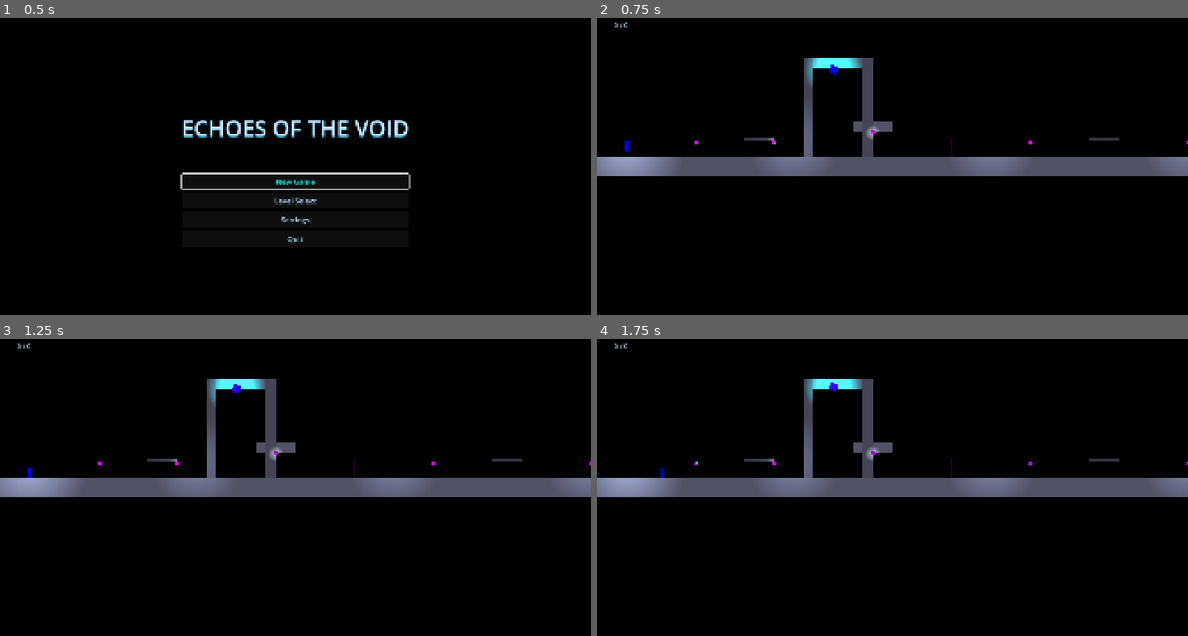
Above: before the commit, frames 1-4 (two rows, left to right).
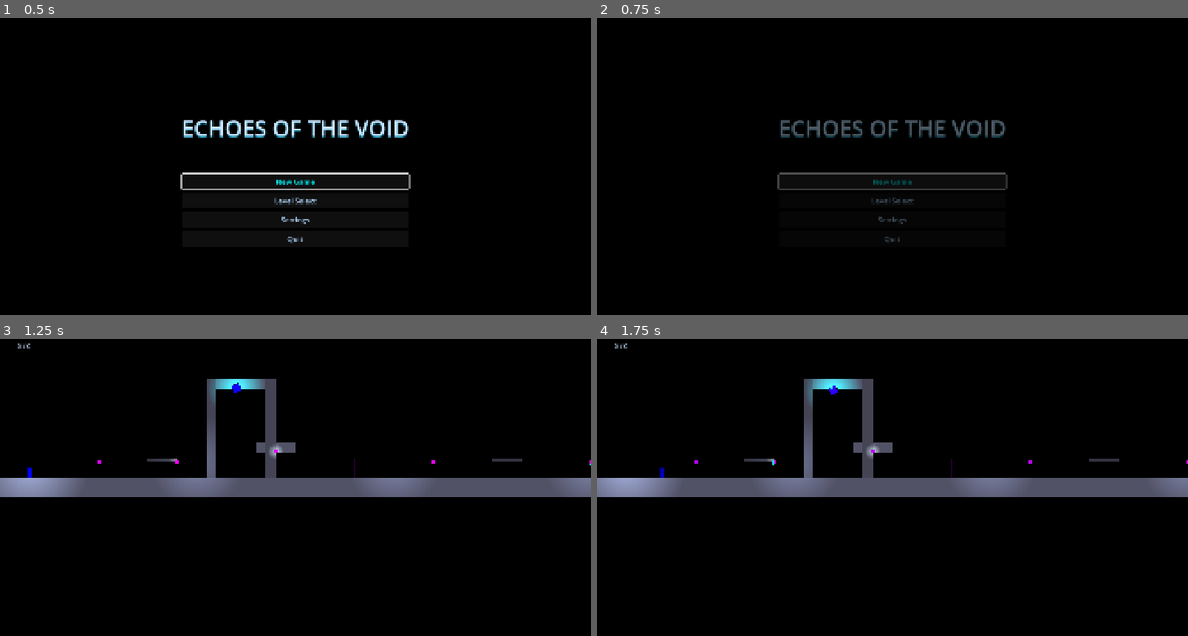
Above: after the commit, the same moments.

Repository: MasuRii/echoes-of-the-void
Game: Godot game, scene res://scenes/ui/main_menu.tscn
The game is run twice, just before and just after one commit, with the same random seed, the same clock (stepped at 60 frames per second) and the same inputs. Sound files missing from this copy of the repository are replaced by a short silence.
Inputs (mouse positions are in pixels of both pictures, inside the frame that each line leads up to):
- Up to frame 1 (0.5 s): no input
- Up to frame 2 (0.75 s): click "New Game" at 0.5 s
- Up to frame 3 (1.25 s): no input
- Up to frame 4 (1.75 s): tap Enter (ui_accept) at 1.25 s; move the mouse to (1022, 484) at 1.27 s; hold D (move_right) from 1.28 s (still down); hold Enter (ui_accept) from 1.28 s (still down); tap Space (jump) at 1.52 s

Frame 1 is identical in both runs. In frame 2, 9.4% of the frame differs, in the area x 0-100%, y 1-76%; in frame 3, 0.3%; in frame 4, 0.4%.

Commit message:
Add level transition flow fixes with fade animation
Implement Phase 10.2: Level Transition Flow Fixes

GameManager.load_level() changes:
- Add scene existence validation before loading
- Add fade to black/fade in transition animations
- Add with_transition parameter to skip fade when needed
- Add _cleanup_previous_level() hook for future cleanup

level_complete.gd changes:
- Validate next_level path exists before attempting load
- Fall back to level select if path is invalid
- Existing game complete handling already present

New scripts/tests/transition_test.gd:
- Automated level transition test script
- Validates all level paths exist before testing
- Auto-walks through all 5 levels with timing
- Reports pass/fail status for each level
- Keyboard controls: Escape to abort, Enter to skip

Diff:
--- a/scenes/ui/level_complete.gd
+++ b/scenes/ui/level_complete.gd
@@ -143,6 +143,13 @@
 
 	if _next_level_path.is_empty():
 		# No next level - shouldn't happen if button is visible
+		return
+
+	# Validate next level path exists before attempting to load
+	if not ResourceLoader.exists(_next_level_path):
+		push_error("LevelComplete: Next level scene does not exist: %s" % _next_level_path)
+		# Fall back to level select or main menu
+		_on_level_select_pressed()
 		return
 
 	# Small delay to hear the confirm sound
--- a/scripts/autoloads/game_manager.gd
+++ b/scripts/autoloads/game_manager.gd
@@ -87,10 +87,15 @@
 	change_state(GameState.PLAYING)
 
 
-func load_level(level_path: String) -> void:
-	"""Load a new level by path."""
+func load_level(level_path: String, with_transition: bool = true) -> void:
+	"""Load a new level by path with optional fade transition."""
 	if level_path.is_empty():
 		push_warning("GameManager: Cannot load empty level path")
+		return
+
+	# Validate scene exists before attempting to load
+	if not ResourceLoader.exists(level_path):
+		push_error("GameManager: Level scene does not exist: %s" % level_path)
 		return
 
 	change_state(GameState.TRANSITIONING)
@@ -98,6 +103,13 @@
 	# Reset level-specific tracking
 	collected_shards = 0
 	total_shards = 0
+
+	# Perform transition animation if enabled
+	if with_transition:
+		await _perform_fade_transition(0.3)  # Fade out
+
+	# Clean up any lingering references from previous level
+	_cleanup_previous_level()
 
 	var error := get_tree().change_scene_to_file(level_path)
 	if error != OK:
@@ -109,7 +121,70 @@
 
 	# Wait a frame then set to playing
 	await get_tree().process_frame
+
+	# Fade in after level loads
+	if with_transition:
+		await _perform_fade_in(0.3)
+
 	change_state(GameState.PLAYING)
+
+
+func _cleanup_previous_level() -> void:
+	"""Clean up references and state from the previous level."""
+	# Clear any lingering crystal references for the new level
+	# Note: We don't clear collected_crystals as those are persistent across levels
+	pass
+
+
+func _perform_fade_transition(duration: float) -> void:
+	"""Perform a fade to black transition."""
+	var fade_layer := CanvasLayer.new()
+	fade_layer.layer = 100  # Render on top of everything
+	fade_layer.name = "TransitionFade"
+	get_tree().root.add_child(fade_layer)
+
+	var fade_rect := ColorRect.new()
+	fade_rect.color = Color.BLACK
+	fade_rect.modulate.a = 0.0
+	fade_rect.set_anchors_preset(Control.PRESET_FULL_RECT)
+	fade_layer.add_child(fade_rect)
+
+	# Fade out (transparent to black)
+	var tween := create_tween()
+	tween.tween_property(fade_rect, "modulate:a", 1.0, duration)
+	await tween.finished
+
+	# Store reference to remove after fade in
+	set_meta("_transition_layer", fade_layer)
+
+
+func _perform_fade_in(duration: float) -> void:
+	"""Perform a fade in from black transition."""
+	var fade_layer: CanvasLayer = get_meta("_transition_layer", null)
+	if fade_layer == null:
+		# No transition layer exists, create one already at black
+		fade_layer = CanvasLayer.new()
+		fade_layer.layer = 100
+		fade_layer.name = "TransitionFade"
+		get_tree().root.add_child(fade_layer)
+
+		var fade_rect := ColorRect.new()
+		fade_rect.color = Color.BLACK
+		fade_rect.modulate.a = 1.0
+		fade_rect.set_anchors_preset(Control.PRESET_FULL_RECT)
+		fade_layer.add_child(fade_rect)
+
+	var fade_rect: ColorRect = fade_layer.get_child(0) as ColorRect
+	if fade_rect:
+		# Fade in (black to transparent)
+		var tween := create_tween()
+		tween.tween_property(fade_rect, "modulate:a", 0.0, duration)
+		await tween.finished
+
+	# Clean up
+	fade_layer.queue_free()
+	if has_meta("_transition_layer"):
+		remove_meta("_transition_layer")
 
 
 func _on_player_died() -> void:
--- /dev/null
+++ b/scripts/tests/transition_test.gd
@@ -0,0 +1,181 @@
+extends Node
+## Automated level transition test script.
+## Tests that all level transitions work correctly without errors.
+## Run this script to auto-walk through all levels.
+##
+## Usage: Add to scene or run via command line with Godot --script flag.
+
+# Level paths in order
+const LEVEL_PATHS: Array[String] = [
+	"res://scenes/levels/level_01_awakening.tscn",
+	"res://scenes/levels/level_02_fractured_paths.tscn",
+	"res://scenes/levels/level_03_mirrors_edge.tscn",
+	"res://scenes/levels/level_04_collapse.tscn",
+	"res://scenes/levels/level_05_last_echo.tscn"
+]
+
+# Time to wait on each level before transitioning (seconds)
+const TIME_PER_LEVEL: float = 2.0
+
+# Test state
+var _current_level_index: int = -1
+var _test_running: bool = false
+var _test_results: Array[Dictionary] = []
+var _level_timer: Timer = null
+
+# Cached references
+var _game_manager: Node = null
+
+
+func _ready() -> void:
+	_game_manager = get_node_or_null("/root/GameManager")
+
+	# Create timer for level transitions
+	_level_timer = Timer.new()
+	_level_timer.one_shot = true
+	_level_timer.timeout.connect(_on_level_timer_timeout)
+	add_child(_level_timer)
+
+	# Start test automatically
+	print("[TransitionTest] Starting automated level transition test...")
+	_start_test()
+
+
+func _start_test() -> void:
+	"""Begin the automated transition test."""
+	_test_running = true
+	_test_results.clear()
+	_current_level_index = -1
+
+	# Validate all level paths exist first
+	print("[TransitionTest] Validating level paths...")
+	var all_exist: bool = true
+	for path in LEVEL_PATHS:
+		if ResourceLoader.exists(path):
+			print("  [PASS] %s exists" % path)
+		else:
+			print("  [FAIL] %s does not exist!" % path)
+			all_exist = false
+
+	if not all_exist:
+		print("[TransitionTest] ABORTED: Some level paths are invalid.")
+		_finish_test()
+		return
+
+	# Start with first level
+	_next_level()
+
+
+func _next_level() -> void:
+	"""Load the next level in the test sequence."""
+	_current_level_index += 1
+
+	if _current_level_index >= LEVEL_PATHS.size():
+		# All levels tested
+		_finish_test()
+		return
+
+	var level_path: String = LEVEL_PATHS[_current_level_index]
+	print("[TransitionTest] Loading level %d/%d: %s" % [
+		_current_level_index + 1,
+		LEVEL_PATHS.size(),
+		level_path.get_file()
+	])
+
+	var result: Dictionary = {
+		"level": level_path,
+		"index": _current_level_index,
+		"loaded": false,
+		"error": ""
+	}
+
+	# Load level via GameManager if available
+	if _game_manager:
+		_game_manager.load_level(level_path, false)  # No fade for faster testing
+	else:
+		var error := get_tree().change_scene_to_file(level_path)
+		if error != OK:
+			result["error"] = "Failed to load scene: error %d" % error
+			_test_results.append(result)
+			print("  [FAIL] %s" % result["error"])
+			_next_level()
+			return
+
+	# Wait for level to load then check
+	await get_tree().process_frame
+	await get_tree().process_frame
+
+	result["loaded"] = true
+	_test_results.append(result)
+	print("  [PASS] Level loaded successfully")
+
+	# Start timer for next level
+	_level_timer.start(TIME_PER_LEVEL)
+
+
+func _on_level_timer_timeout() -> void:
+	"""Timer expired, move to next level."""
+	if _test_running:
+		_next_level()
+
+
+func _finish_test() -> void:
+	"""Complete the test and print summary."""
+	_test_running = false
+
+	print("")
+	print("=" .repeat(60))
+	print("[TransitionTest] TEST COMPLETE")
+	print("=" .repeat(60))
+
+	var passed: int = 0
+	var failed: int = 0
+
+	for result in _test_results:
+		if result["loaded"]:
+			passed += 1
+			print("[PASS] %s" % result["level"].get_file())
+		else:
+			failed += 1
+			print("[FAIL] %s - %s" % [result["level"].get_file(), result["error"]])
+
+	print("")
+	print("Results: %d passed, %d failed out of %d levels" % [passed, failed, LEVEL_PATHS.size()])
+
+	if failed == 0:
+		print("All level transitions working correctly!")
+	else:
+		print("Some levels failed to load. Check errors above.")
+
+	print("=" .repeat(60))
+
+
+func _input(event: InputEvent) -> void:
+	"""Allow manual control during test."""
+	if event.is_action_pressed("ui_cancel"):
+		# Escape to abort test
+		print("[TransitionTest] Test aborted by user.")
+		_test_running = false
+		_level_timer.stop()
+	elif event.is_action_pressed("ui_accept"):
+		# Skip to next level immediately
+		if _test_running:
+			_level_timer.stop()
+			_next_level()
+
+
+## Run a quick validation without loading levels.
+static func validate_level_paths() -> Dictionary:
+	"""Validate all level paths exist without loading them."""
+	var results: Dictionary = {
+		"valid": [],
+		"invalid": []
+	}
+
+	for path in LEVEL_PATHS:
+		if ResourceLoader.exists(path):
+			results["valid"].append(path)
+		else:
+			results["invalid"].append(path)
+
+	return results
Not shown, changed: plan.md
